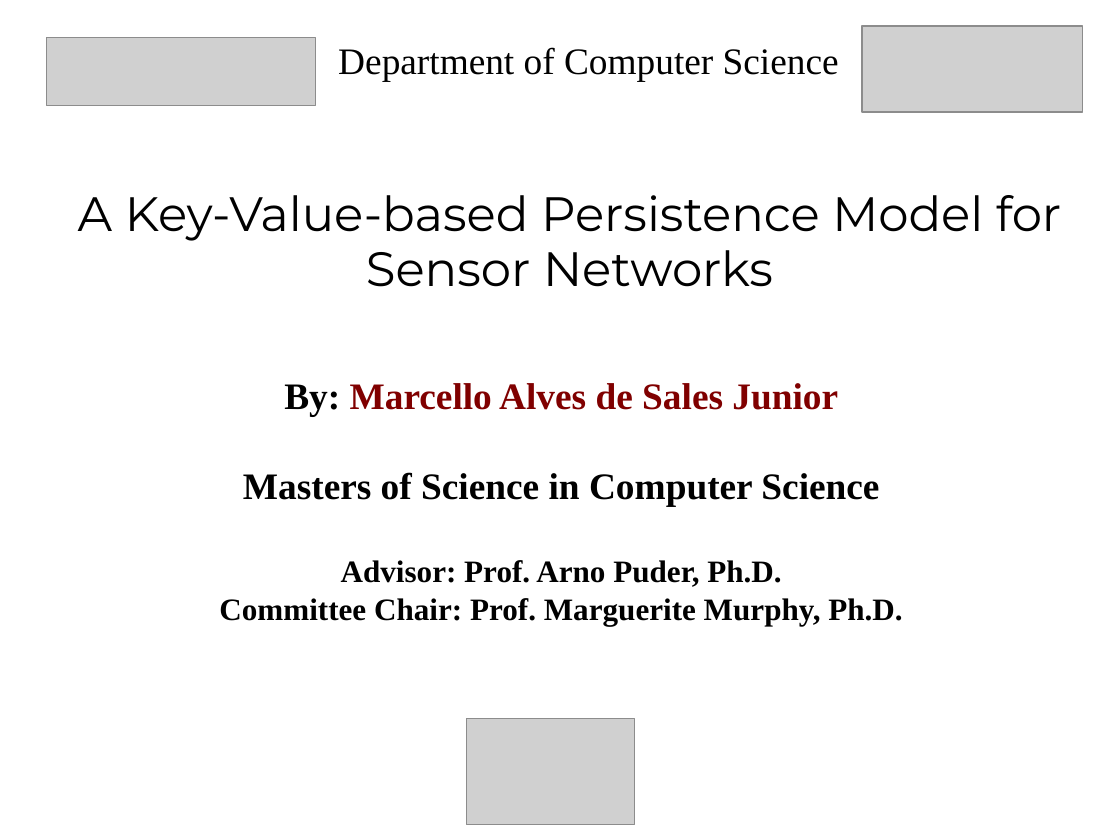
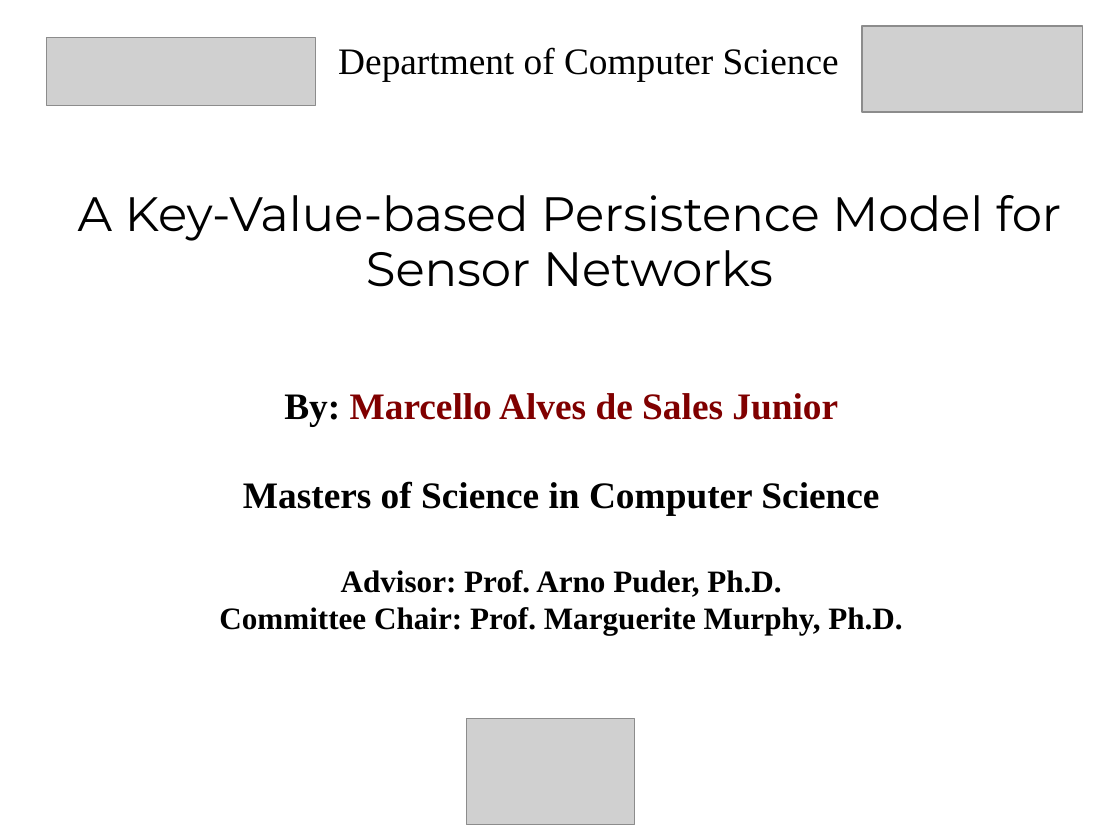
Before and after one commit to marcellodesales/netbeams, a slide deck: slide 1 of docs/marcello-dissertation/diagrams/report-presentation.ppt. Drawn at 1120x840 pixels with LibreOffice and Linux fonts; fonts in the diff are those of the drawing; grey boxes stand for pictures. Boxes give left, top, right and bottom in pixels: in the first picture for what was removed or moved away, otherwise in the second. Text is boxed around its words. In the diff, an @@ line names an element or a change of style, - is before the commit and + after.

```diff
--- a/docs/marcello-dissertation/diagrams/report-presentation.ppt
+++ b/docs/marcello-dissertation/diagrams/report-presentation.ppt
@@ text "By: Marcello Alves de Sales ...": place and size @@
-text "By: Marcello Alves de Sales ..." at [219, 383, 902, 625]
+text "By: Marcello Alves de Sales ..." at [219, 393, 902, 635]
```
Also in this commit, not shown: 3 other slides changed.
